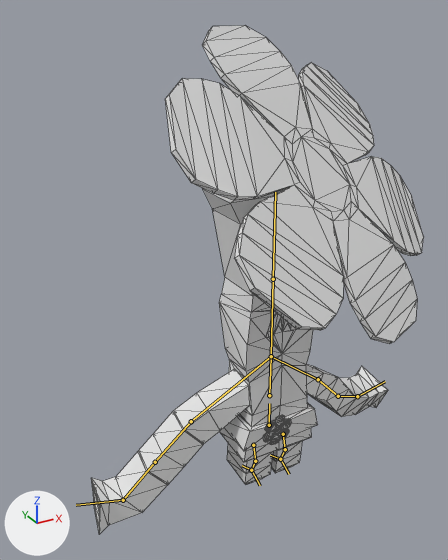
Two versions of the glTF model figments-of-fuyan/assets/models/fof/cards/mr_mildflower.glb, one commit apart.
Rendered twice from a 50 mm lens placed at (-1.16, -1.73, 1.81), pointed at (-0.15, 0.11, 0.89). The lights are fixed; the arrows at lower left show +X, +Y and +Z. The first picture is the older version. Both versions are drawn at frame 28 of the action 'IdleRare'; the numbers are the values there. The bones that change, and the others that lie on the model, are drawn over the model as lines. Mesh edges are drawn as thin lines.

Names of what the first picture shows: 'MrMildflowersFlower'.
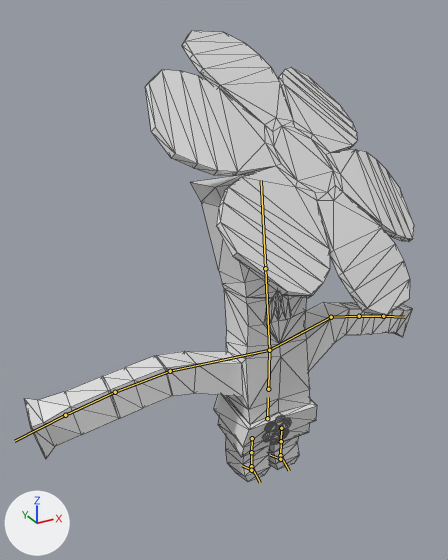
The change, as JSON lines over the scene's bpy script:
```json
{"block": "bone_root", "where": "bone_root = bpy.data.objects['Armature'].pose.bones['Root']"}
{"op": "set", "path": "bone_root.location", "old": "(0.001, -0.001, 0.007)", "new": "(0.0, 0.025, -0.002)"}
{"block": "bone_elbowarm_r", "where": "bone_elbowarm_r = bpy.data.objects['Armature'].pose.bones['ElbowArm.R']  # child of 'Spine'"}
{"op": "set", "path": "bone_elbowarm_r.rotation_quaternion", "old": "(0.977, -0.056, 0.031, 0.202)", "new": "(0.99, -0.056, 0.095, -0.085)", "note": "degrees (-6, 5, 23) -> degrees (-7, 10, -11)"}
{"block": "bone_toparm_r", "where": "bone_toparm_r = bpy.data.objects['Armature'].pose.bones['TopArm.R']  # child of 'Arm.R'"}
{"op": "set", "path": "bone_toparm_r.rotation_quaternion", "old": "(1.0, 0.005, 0.001, -0.015)", "new": "(1.0, 0.0, 0.001, 0.015)", "note": "degrees (1, 0, -2) -> degrees (0, 0, 2)"}
{"block": "bone_hand_r", "where": "bone_hand_r = bpy.data.objects['Armature'].pose.bones['Hand.R']  # child of 'TopArm.R'"}
{"op": "set", "path": "bone_hand_r.rotation_quaternion", "old": "(0.872, -0.01, -0.068, -0.484)", "new": "(0.992, -0.011, -0.12, 0.021)", "note": "degrees (3, -7, -58) -> degrees (-2, -14, 3)"}
{"block": "bone_head", "where": "bone_head = bpy.data.objects['Armature'].pose.bones['Head']  # child of 'Spine'"}
{"op": "set", "path": "bone_head.rotation_quaternion", "old": "(1.0, -0.001, 0.0, 0.0)", "new": "(0.997, -0.071, -0.006, 0.001)", "note": "degrees (0, 0, 0) -> degrees (-8, -1, 0)"}
{"block": "bone_elbowarm_l", "where": "bone_elbowarm_l = bpy.data.objects['Armature'].pose.bones['ElbowArm.L']  # child of 'Spine'"}
{"op": "set", "path": "bone_elbowarm_l.rotation_quaternion", "old": "(0.969, -0.089, -0.045, -0.225)", "new": "(0.985, -0.104, -0.078, 0.108)", "note": "degrees (-9, -7, -26) -> degrees (-13, -8, 13)"}
{"block": "bone_arm_l", "where": "bone_arm_l = bpy.data.objects['Armature'].pose.bones['Arm.L']  # child of 'ElbowArm.L'"}
{"op": "set", "path": "bone_arm_l.rotation_quaternion", "old": "(0.986, -0.011, -0.016, -0.168)", "new": "(0.966, -0.015, -0.002, -0.257)", "note": "degrees (-1, -2, -19) -> degrees (-2, -1, -30)"}
{"block": "bone_toparm_l", "where": "bone_toparm_l = bpy.data.objects['Armature'].pose.bones['TopArm.L']  # child of 'Arm.L'"}
{"op": "set", "path": "bone_toparm_l.rotation_quaternion", "old": "(0.964, -0.086, 0.2, 0.156)", "new": "(1.0, -0.002, 0.006, 0.004)", "note": "degrees (-7, 24, 17) -> degrees (0, 1, 0)"}
{"block": "bone_hand_l", "where": "bone_hand_l = bpy.data.objects['Armature'].pose.bones['Hand.L']  # child of 'TopArm.L'"}
{"op": "set", "path": "bone_hand_l.rotation_quaternion", "old": "(0.957, -0.043, 0.061, 0.282)", "new": "(0.995, -0.046, 0.086, -0.029)", "note": "degrees (-3, 8, 33) -> degrees (-6, 10, -4)"}
{"block": "bone_upperleg_r", "where": "bone_upperleg_r = bpy.data.objects['Armature'].pose.bones['UpperLeg.R']  # child of 'Root'"}
{"op": "set", "path": "bone_upperleg_r.rotation_quaternion", "old": "(1.0, -0.025, 0.001, -0.007)", "new": "(0.986, -0.164, 0.0, 0.001)", "note": "degrees (-3, 0, -1) -> degrees (-19, 0, 0)"}
{"block": "bone_lowerleg_r", "where": "bone_lowerleg_r = bpy.data.objects['Armature'].pose.bones['LowerLeg.R']  # child of 'UpperLeg.R'"}
{"op": "set", "path": "bone_lowerleg_r.rotation_quaternion", "old": "(1.0, -0.011, 0.0, 0.0)", "new": "(0.945, 0.328, 0.0, 0.0)", "note": "degrees (-1, 0, 0) -> degrees (38, 0, 0)"}
{"block": "bone_upperleg_l", "where": "bone_upperleg_l = bpy.data.objects['Armature'].pose.bones['UpperLeg.L']  # child of 'Root'"}
{"op": "set", "path": "bone_upperleg_l.rotation_quaternion", "old": "(1.0, -0.027, 0.001, -0.007)", "new": "(0.986, -0.164, 0.0, 0.001)", "note": "degrees (-3, 0, -1) -> degrees (-19, 0, 0)"}
{"block": "bone_lowerleg_l", "where": "bone_lowerleg_l = bpy.data.objects['Armature'].pose.bones['LowerLeg.L']  # child of 'UpperLeg.L'"}
{"op": "set", "path": "bone_lowerleg_l.rotation_quaternion", "old": "(1.0, -0.008, 0.0, 0.0)", "new": "(0.945, 0.328, 0.0, 0.0)", "note": "degrees (-1, 0, 0) -> degrees (38, 0, 0)"}
```

Pixel boxes [x1, y1, x2, y2] of what changed, in the pictures (448 x 560 px):
```json
{"object": "MrMildflowersFlower", "change": "posed", "before": [92, 25, 423, 534], "after": [24, 31, 414, 481], "on screen": "18% wider, 12% shorter"}
{"bone": "Root", "before": "(269, 425) to (269, 403)", "after": "(267, 418) to (268, 397)"}
{"bone": "ElbowArm.R", "before": "(271, 356) to (191, 421)", "after": "(269, 350) to (170, 371)"}
{"bone": "TopArm.R", "before": "(155, 462) to (123, 500)", "after": "(115, 392) to (65, 415)"}
{"bone": "Hand.R", "before": "(123, 500) to (76, 505)", "after": "(65, 415) to (14, 441)"}
{"bone": "Head", "before": "(271, 356) to (273, 279)", "after": "(269, 350) to (265, 268)"}
{"bone": "ElbowArm.L", "before": "(271, 356) to (318, 379)", "after": "(269, 350) to (331, 317)"}
{"bone": "Arm.L", "before": "(318, 379) to (338, 396)", "after": "(331, 317) to (359, 316)"}
{"bone": "TopArm.L", "before": "(338, 396) to (357, 396)", "after": "(359, 316) to (383, 316)"}
{"bone": "Hand.L", "before": "(357, 396) to (385, 381)", "after": "(383, 316) to (404, 317)"}
{"bone": "UpperLeg.R", "before": "(253, 445) to (255, 461)", "after": "(252, 438) to (251, 452)"}
{"bone": "LowerLeg.R", "before": "(255, 461) to (251, 470)", "after": "(251, 452) to (251, 466)"}
{"bone": "UpperLeg.L", "before": "(283, 434) to (285, 449)", "after": "(281, 428) to (281, 441)"}
{"bone": "LowerLeg.L", "before": "(285, 449) to (280, 459)", "after": "(281, 441) to (280, 455)"}
```
